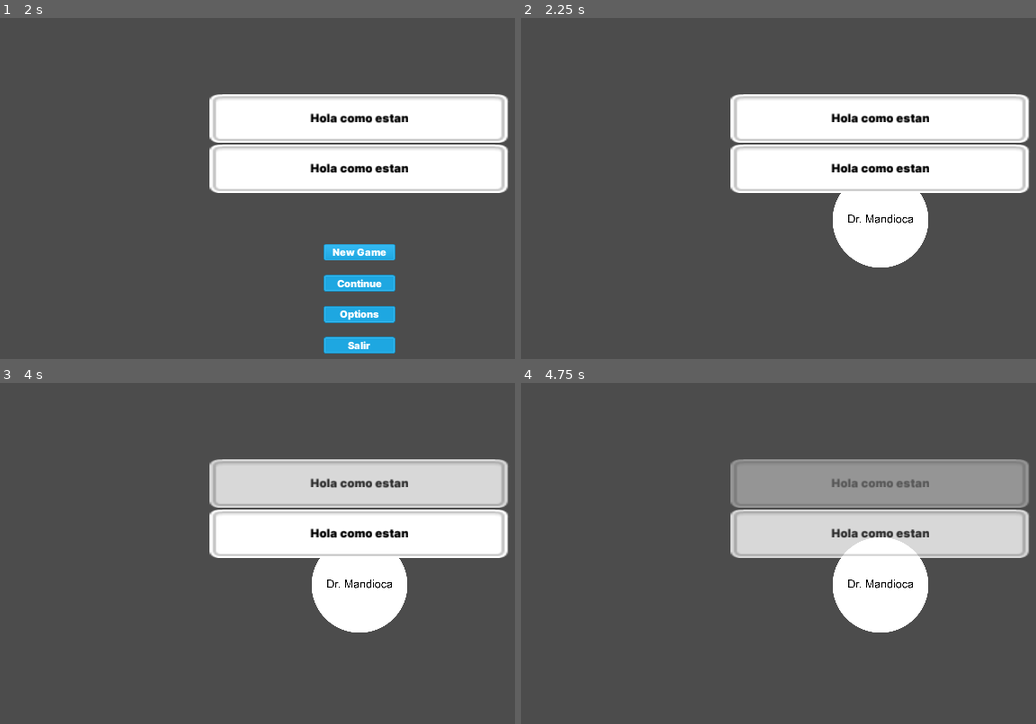
Above: before the commit, frames 1-4 (two rows, left to right).
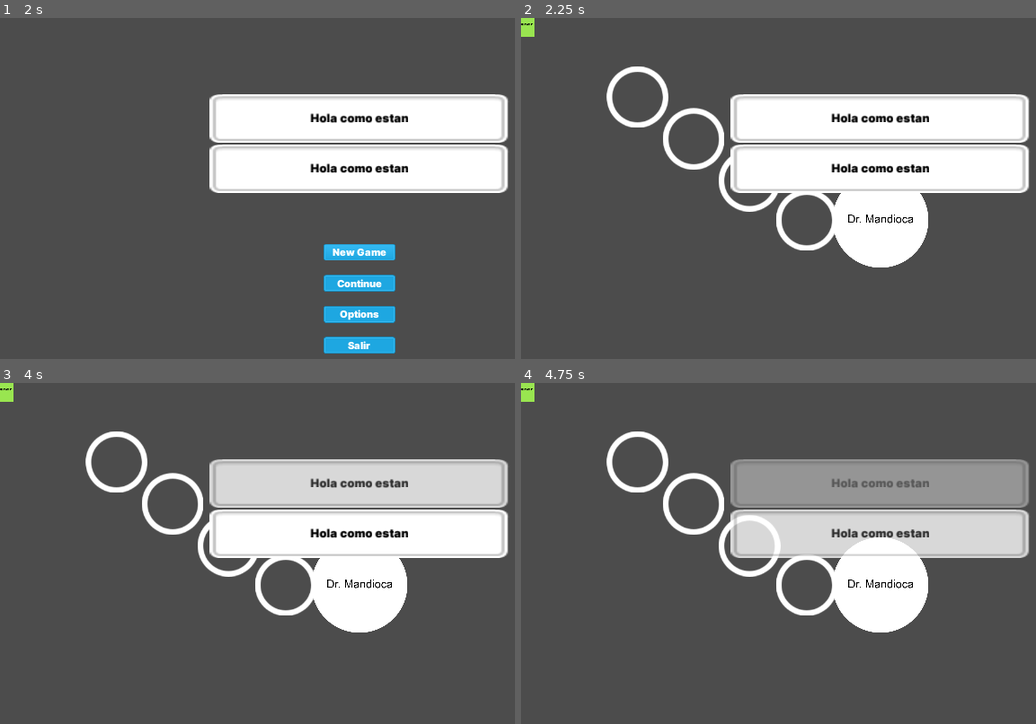
Above: after the commit, the same moments.

Repository: Taurol/GlobalGameJam2023
Game: Godot game, scene res://Scenes/MainMenu.tscn
The game is run twice, just before and just after one commit, with the same random seed, the same clock (stepped at 60 frames per second) and the same inputs. The project has no main scene, so this scene is started directly. The engine's default icon, where the game draws it, is replaced by a stand-in: a white triangle on a blue panel in a dark square.
Inputs (mouse positions are in pixels of both pictures, inside the frame that each line leads up to):
- Up to frame 1 (2 s): click "New Game" at 0.5 s; click "New Game" at 1.25 s
- Up to frame 2 (2.25 s): click "Continue" at 2 s
- Up to frame 3 (4 s): tap Enter at 2.75 s; move the mouse to (outside the picture) at 2.77 s; click (outside the picture) at 2.92 s; tap Space at 3.5 s; move the mouse to (216, 604) at 3.52 s; click (216, 604) at 3.67 s
- Up to frame 4 (4.75 s): move the mouse to (953, 495) at 4.27 s; click (953, 495) at 4.42 s

Frame 1 is identical in both runs. In frame 2, 2.3% of the frame differs, in the area x 0-61%, y 0-69%; in frame 3, 2.3%; in frame 4, 2.6%.

Commit message:
feat: add injerto zone logic

Diff:
--- a/Scenes/Enemies/Spawner.gd
+++ b/Scenes/Enemies/Spawner.gd
@@ -1,8 +1,7 @@
 extends Sprite
 
-
-# Declare member variables here. Examples:
-# var a = 2
+var enemy_scene: PackedScene = preload("res://Scenes/Enemies/enemy.tscn")
+var last_enemy
 export (int) var enemy_damage = 10
 export (int) var wait_time = 5 # en segundos
 export (int) var dest_y = 1 # en segundos
@@ -11,19 +10,18 @@
 #signals
 signal spawn_enemy
 
-
-# Called when the node enters the scene tree for the first time.
 func _ready():
 	$Timer.wait_time = wait_time
 	$Timer.start()
 	pass # Replace with function body.
 
+func spawn(enemy_pos, destination, enemy_damage) -> void:
+	var enemy = enemy_scene.instance()
+	enemy.start(enemy_pos, destination,enemy_damage)
+	get_tree().root.add_child(enemy)
 
-# Called every frame. 'delta' is the elapsed time since the previous frame.
-#func _process(delta):
-#	pass
-
+	last_enemy = enemy
 
 func _on_Timer_timeout():
-	emit_signal("spawn_enemy",global_position,Vector2(dest_x,dest_y),enemy_damage)
-	pass # Replace with function body.
+	emit_signal("enemy_spawned", last_enemy)
+	spawn(global_position, Vector2(1920/2, 1080/2), enemy_damage)
--- a/Scenes/Enemies/enemy.gd
+++ b/Scenes/Enemies/enemy.gd
@@ -6,14 +6,31 @@
 var life = 100
 var damage = 10
 
+var can_move:bool = true
+
+var attack_time: float = 2.0
+var attack_ready: bool = true
+var tower_in_attack_area = false
+var towers_in_range: int = 0
+signal attack(dmg)
+
+func _ready():
+	$AttackTimer.wait_time = attack_time
+
 func start(_position=position,_direction = Vector2.UP, _damage=10) -> void:
 	position = _position
-	move_direction = _direction.normalized()*move_speed
+	move_direction = _direction.normalized()
 	damage = _damage
 
 func _process(delta):
-	position += move_direction*delta
-	pass
+	if can_move:
+		position += move_direction*move_speed*delta
+
+	if tower_in_attack_area and attack_ready:
+		attack_ready = false
+		play_attack_animation()
+		emit_signal("attack", damage)
+		$AttackTimer.start()
 
 func _get_damage() -> int:
 	return damage
@@ -22,3 +39,27 @@
 	life -= bullet._get_damage()
 	if life <= 0:
 		queue_free()
+
+func _on_AttackBox_area_entered(tower):
+	print("OP")
+	towers_in_range += 1
+	tower_in_attack_area = true
+	connect("attack", tower, "recieve_damage")
+	can_move = false
+
+func _on_AttackBox_area_exited(tower):
+	towers_in_range -= 1
+	disconnect("attack", tower, "recieve_damage")
+
+	if towers_in_range > 0:
+		return
+
+	tower_in_attack_area = false
+	can_move = true
+
+func _on_AttackTimer_timeout():
+	attack_ready = true
+	$AttackTimer.stop()
+
+func play_attack_animation():
+	print("Atacking")
--- a/Scenes/Enemies/enemy.tscn
+++ b/Scenes/Enemies/enemy.tscn
@@ -28,4 +28,9 @@
 [node name="AttackCollisionShape2D" type="CollisionShape2D" parent="AttackBox"]
 shape = SubResource( 2 )
 
+[node name="AttackTimer" type="Timer" parent="."]
+
 [connection signal="area_entered" from="HurtBox" to="." method="_on_HurtBox_area_entered"]
+[connection signal="area_entered" from="AttackBox" to="." method="_on_AttackBox_area_entered"]
+[connection signal="area_exited" from="AttackBox" to="." method="_on_AttackBox_area_exited"]
+[connection signal="timeout" from="AttackTimer" to="." method="_on_AttackTimer_timeout"]
--- a/Scenes/FirstScene.tscn
+++ b/Scenes/FirstScene.tscn
@@ -1,7 +1,26 @@
-[gd_scene load_steps=2 format=2]
+[gd_scene load_steps=5 format=2]
 
 [ext_resource path="res://Scenes/Main/Dr Mandioca.tscn" type="PackedScene" id=1]
+[ext_resource path="res://Scenes/Main/InjertoZone.tscn" type="PackedScene" id=2]
+[ext_resource path="res://Scripts/FirstScene.gd" type="Script" id=3]
+[ext_resource path="res://Scenes/Enemies/Spawner.tscn" type="PackedScene" id=4]
 
 [node name="FirstScene" type="Node2D"]
+script = ExtResource( 3 )
 
 [node name="Dr Mandioca" parent="." instance=ExtResource( 1 )]
+
+[node name="InjertoZone" parent="." instance=ExtResource( 2 )]
+position = Vector2( 610, 435 )
+
+[node name="InjertoZone2" parent="." instance=ExtResource( 2 )]
+position = Vector2( 311, 211 )
+
+[node name="InjertoZone3" parent="." instance=ExtResource( 2 )]
+position = Vector2( 461, 323 )
+
+[node name="InjertoZone4" parent="." instance=ExtResource( 2 )]
+position = Vector2( 763, 540 )
+
+[node name="Spawner" parent="." instance=ExtResource( 4 )]
+position = Vector2( 4, 18 )
--- a/Scenes/Main/Bullet.tscn
+++ b/Scenes/Main/Bullet.tscn
@@ -1,16 +1,20 @@
-[gd_scene load_steps=3 format=2]
+[gd_scene load_steps=4 format=2]
 
 [ext_resource path="res://Scripts/Main/Bullet.gd" type="Script" id=1]
+[ext_resource path="res://icon.png" type="Texture" id=2]
 
 [sub_resource type="CircleShape2D" id=1]
 radius = 60.0
 
 [node name="Bullet" type="Area2D"]
+collision_layer = 2
+collision_mask = 4
 script = ExtResource( 1 )
 
 [node name="CollisionShape2D" type="CollisionShape2D" parent="."]
 shape = SubResource( 1 )
 
 [node name="Sprite" type="Sprite" parent="."]
+texture = ExtResource( 2 )
 
 [connection signal="area_entered" from="." to="." method="_on_Bullet_area_entered"]
--- a/Scenes/Main/Injerto.tscn
+++ b/Scenes/Main/Injerto.tscn
@@ -4,13 +4,14 @@
 [ext_resource path="res://Scripts/Main/Injerto.gd" type="Script" id=2]
 
 [sub_resource type="CircleShape2D" id=1]
-radius = 128.0
+radius = 120.0
 
 [node name="Injerto" type="Area2D"]
+collision_mask = 8
 script = ExtResource( 2 )
 
 [node name="Sprite" type="Sprite" parent="."]
-scale = Vector2( 0.5, 0.5 )
+scale = Vector2( 0.25, 0.25 )
 texture = ExtResource( 1 )
 
 [node name="CollisionShape2D" type="CollisionShape2D" parent="."]
--- /dev/null
+++ b/Scenes/Main/InjertoZone.tscn
@@ -0,0 +1,23 @@
+[gd_scene load_steps=4 format=2]
+
+[ext_resource path="res://Scripts/Main/InjertoZone.gd" type="Script" id=1]
+[ext_resource path="res://Assets/Sprites/WhiteMarker.png" type="Texture" id=2]
+
+[sub_resource type="CircleShape2D" id=1]
+radius = 100.0
+
+[node name="InjertoZone" type="Area2D"]
+collision_layer = 16
+collision_mask = 16
+script = ExtResource( 1 )
+
+[node name="CollisionShape2D" type="CollisionShape2D" parent="."]
+shape = SubResource( 1 )
+
+[node name="Sprite" type="Sprite" parent="."]
+scale = Vector2( 1.5, 1.5 )
+texture = ExtResource( 2 )
+
+[connection signal="input_event" from="." to="." method="_on_InjertoZone_input_event"]
+[connection signal="mouse_entered" from="." to="." method="_on_InjertoZone_mouse_entered"]
+[connection signal="mouse_exited" from="." to="." method="_on_InjertoZone_mouse_exited"]
--- /dev/null
+++ b/Scripts/FirstScene.gd
@@ -0,0 +1,16 @@
+extends Node2D
+
+
+# Declare member variables here. Examples:
+# var a = 2
+# var b = "text"
+
+
+# Called when the node enters the scene tree for the first time.
+func _ready():
+	pass # Replace with function body.
+
+
+# Called every frame. 'delta' is the elapsed time since the previous frame.
+#func _process(delta):
+#	pass
--- a/Scripts/Main/Bullet.gd
+++ b/Scripts/Main/Bullet.gd
@@ -1,22 +1,11 @@
 extends Area2D
 
 var move_direction: Vector2 = Vector2.UP
-var moving: bool = false
+var speed: int = 1.0
 var damage: int = 10
 
-func _ready():
-	pass # Replace with function body.
-
-func shoot_in_direction(dir: Vector2) -> void:
-	move_direction = dir
-	moving = true
-
-
 func _process(delta):
-	if not moving:
-		return
-
-
+	position += move_direction*speed*delta
 
 func _on_Bullet_area_entered(area):
 	area.queue_free()
--- a/Scripts/Main/Injerto.gd
+++ b/Scripts/Main/Injerto.gd
@@ -1,18 +1,24 @@
 extends Area2D
 
-var bullet: PackedScene = preload("res://Scenes/Main/Bullet.tscn")
-var shootin_reload: float = 1.0
+var bullet_scene: PackedScene = preload("res://Scenes/Main/Bullet.tscn")
+
+export var bullet_speed: int = 100
+export var shooting_reload_time: float = 1.0
+
 var shoot_loaded: bool = true
 var shooting_direction: Vector2 = Vector2.UP
+
 var enemy = null
+var life: int = 100
 
-func _ready():
-
-	pass # Replace with function body.
+signal died()
 
 func _process(delta):
-	if enemy == null:
-		return
+	$ReloadTimer.wait_time = shooting_reload_time
+
+	if not(enemy == null):
+		#return
+		pass
 
 	if shoot_loaded:
 		shoot()
@@ -21,9 +27,21 @@
 	shoot_loaded = false
 	$ReloadTimer.start()
 
+	var bullet = bullet_scene.instance()
+	bullet.position = global_position
+	bullet.move_direction = shooting_direction
+	bullet.speed = bullet_speed
 
-
+	get_tree().root.add_child(bullet)
 
 func _on_ReloadTimer_timeout():
 	$ReloadTimer.stop()
 	shoot_loaded = true
+
+func recieve_damage(damage) -> void:
+	life -= damage
+
+	print(life)
+	if life <= 0:
+		emit_signal("died")
+		queue_free()
--- /dev/null
+++ b/Scripts/Main/InjertoZone.gd
@@ -0,0 +1,39 @@
+extends Area2D
+
+var injerto_scene: PackedScene = preload("res://Scenes/Main/Injerto.tscn")
+
+var is_mouse_inside: bool = false
+var has_child:bool = false
+var life = 100
+
+func _on_InjertoZone_mouse_entered():
+	if has_child:
+		return
+	is_mouse_inside = true
+	$Sprite.self_modulate = Color.blue
+
+func _on_InjertoZone_mouse_exited():
+	if has_child:
+		return
+	is_mouse_inside = false
+	$Sprite.self_modulate = Color.white
+
+func _on_InjertoZone_input_event(viewport, event, shape_idx):
+	if has_child:
+		return
+
+	if not(event is InputEventMouseButton):
+		return
+
+	if not is_mouse_inside:
+		return
+
+	var injerto = injerto_scene.instance()
+	injerto.connect("died", self, "injerto_died")
+	add_child(injerto)
+	has_child = true
+	$Sprite.self_modulate = Color.gray
+
+func injerto_died() -> void:
+	has_child = false
+	$Sprite.self_modulate = Color.white
--- a/project.godot
+++ b/project.godot
@@ -42,6 +42,7 @@
 2d_physics/layer_2="Bullets"
 2d_physics/layer_3="Enemy_Hurt"
 2d_physics/layer_4="Enemy_attack"
+2d_physics/layer_5="Plant_Zone"
 
 [physics]
 
Binary file added: Assets/Sprites/WhiteMarker.png
Not shown, added: Assets/Sprites/WhiteMarker.png.import
